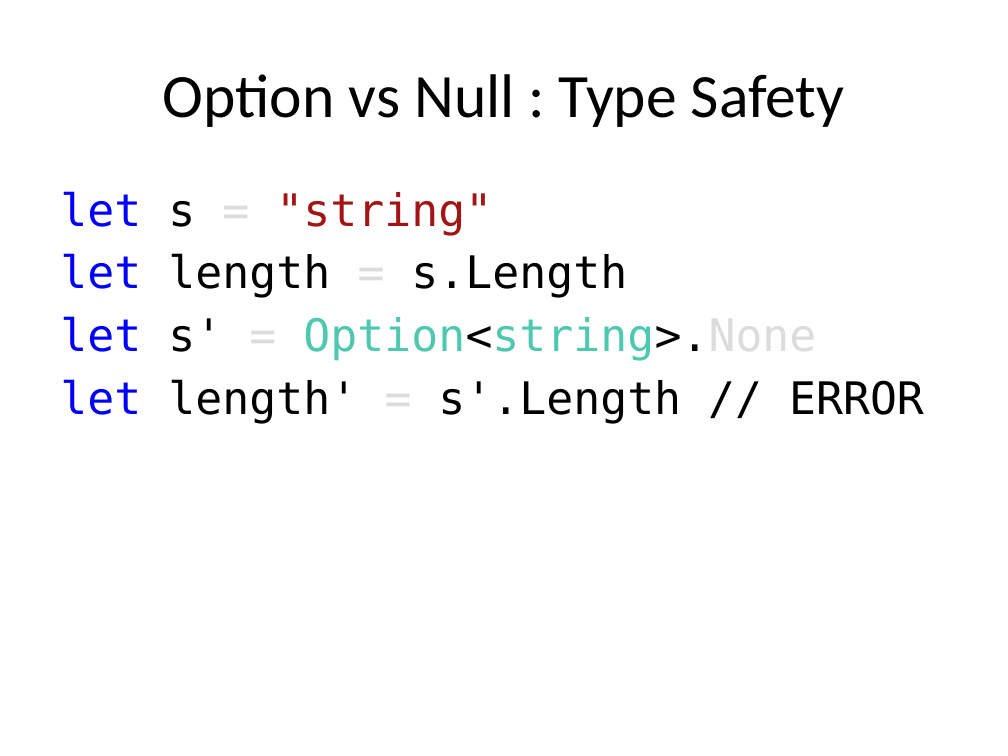
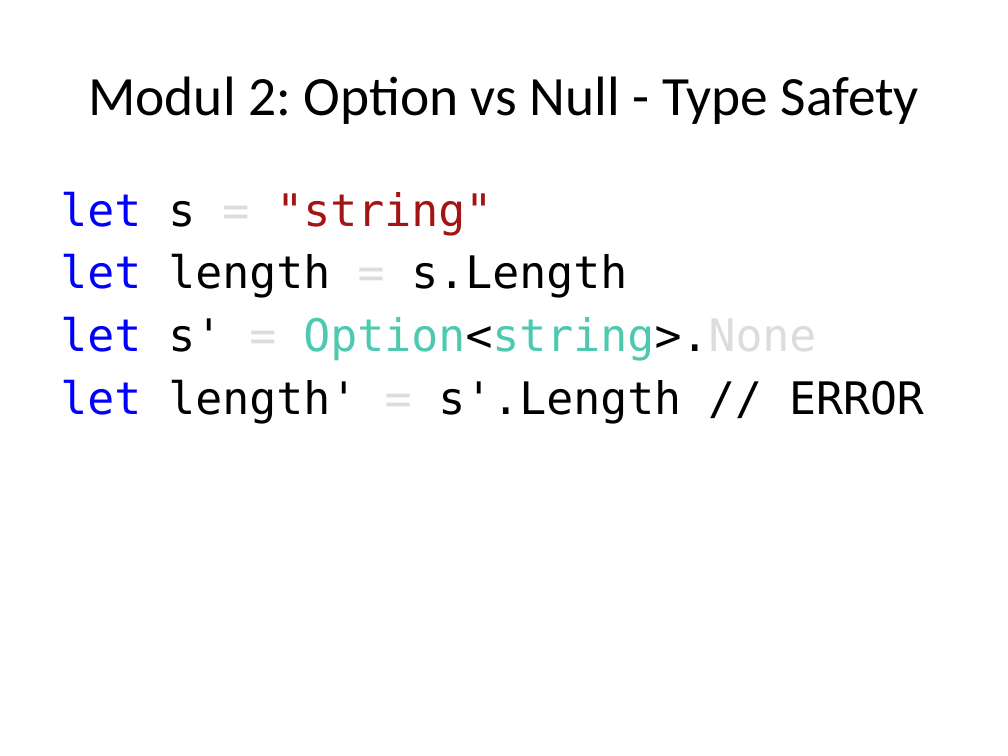
Before and after one commit to nasserbrake/Spartakiade2017, a slide deck: slide 59 of FSharp.pptx. Drawn at 1008x756 pixels with LibreOffice and Linux fonts; fonts in the diff are those of the drawing. Boxes give left, top, right and bottom in pixels: in the first picture for what was removed or moved away, otherwise in the second. Text is boxed around its words. In the diff, an @@ line names an element or a change of style, - is before the commit and + after.

Commit message:
Some more Option.

```diff
--- a/FSharp.pptx
+++ b/FSharp.pptx
@@ title at [88, 76, 919, 124]: text changed; size 44 to 39.6 pt @@
-Option vs Null : Type Safety
+Modul 2: Option vs Null - Type Safety
```
Also in this commit, not shown: 1 other slide changed, 1 slide added, 3 other files.
